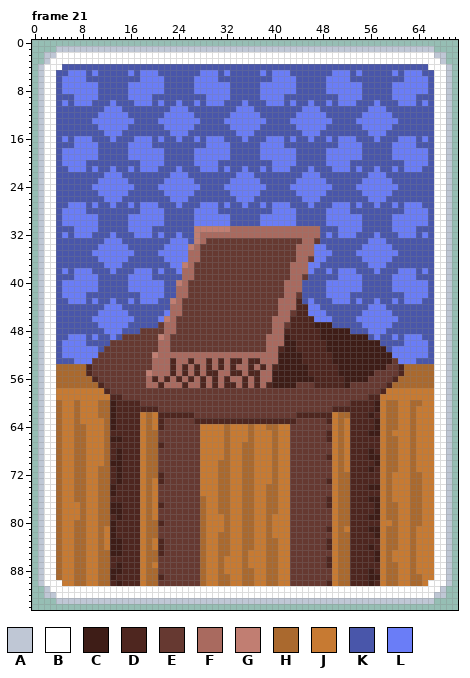
Pixel-art file: art/DuckJokers.aseprite. Above: the version before the commit.
71x95 pixels, 30 frames. Shown: frame 21. The commit also changed other frames, which this record leaves out.
Palette (. is transparent): A #bfc7d5  B #ffffff  C #3e1d17  D #4e261f  E #663931  F #a96a5f  G #c17e72  H #aa692e  J #c77a32  K #4956aa  L #6a7df7
After:
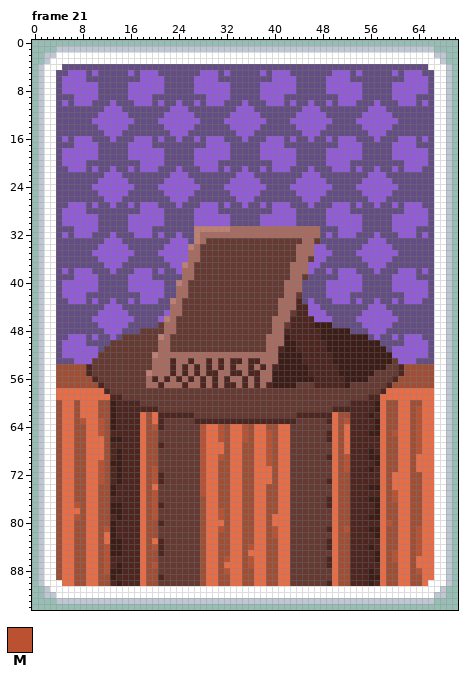
Colours new in this view: M #ba5131
The exact change:
@@ palette @@
-H #aa692e
+H #a24e34
-J #c77a32
+J #eb6b43
-K #4956aa
+K #634d84
-L #6a7df7
+L #935adc
--- frame 21, layer "Base"
@@ x 0..70 @@
 60 .ABBHJJHJJJHHCDDDDEEEEEEEEEEEEEEEEEEEEEEEEEEEEEEEEEEEDDDDCJHHJJHHJJBBA.
-61 .ABBHJJHJJJHHCDDDDDDDEEEEEEEEEEEEEEEEEEEEEEEEEEEEEDDDDDDDCJHHJJHJJJBBA.
-62 .ABBHJJHJJJHHCDDDDJHJDDDDDDEEEEEEEEEEEEEEEEEDDDDDDJHHDDDCDJHHJJHJJJBBA.
-63 .ABBHJJHJJJJHCDDDDJHJDEEEEEDDDDDDDDDDDDDDDDDEEEEEDJHJDDDDCJHHJJHJJJBBA.
-64 .ABBHJJHHJJJHCDDDDJHJDEEEEEEJJJJHJJJHJJHHJJEEEEEEEJHJDDDDCJHHJJHJJJBBA.
-65 .ABBHJJHHJJJHDDDDDJHHEEEEEEEJJJJHJJJHJJJHJJEEEEEEDJHJDDDCCJHJJJHJJJBBA.
-66 .ABBHJJHHJJJHCCDDDJHHEEEEEEEJJJJHJJJHJJJHJJEEEEEEDJHJDDDDDJHHJJHJJJBBA.
-67 .ABBHJJHHJJJHDDDDDJHHDEEEEEEJJJJHJJHHJJJHJJEEEEEEEJHJDDDDDJHHJJHJJJBBA.
-68 .ABBHJJHHJJJHDCDDDJHHEEEEEEEJJJJHJJHHJJJHJJEEEEEEEJHJDDDCDJHHJJHJJJBBA.
-69 .ABBHJJHHJJJHDCDDDJHHEEEEEEEJJJJHJJHHJJJHJJEEEEEEDJHJDDDCCJHHJJHJJJBBA.
-70 .ABBHJJHHJJJHCCDDDJHHEEEEEEEJJJHHJJHHJJJHJJEEEEEEEJHJDDDDCJHHJJHJJJBBA.
-71 .ABBHJJHHJJHHDCDDDJHHEEEEEEEJJJHHJJHHJJJHJJEEEEEEEJHJDDDCDJHHJJHJJJBBA.
-72 .ABBHJJHHJJHHDCDDDJHHDEEEEEEJJJHHJJHHJJJHJJEEEEEEEJHHDDDDDJHJJJHHJJBBA.
-73 .ABBHJJHHJJHHDCDDDJHJDEEEEEEJJJHHJJHHJJJHJJEEEEEEDJHHDDDDDJHJJJHHJJBBA.
-74 .ABBHJJHHJJHHCDDDDJHJEEEEEEEJJJHHJJHHJJHHJJEEEEEEEJHHDDDCCJHJJJHHJJBBA.
-75 .ABBHJJHHJJHHCDDDDJHJEEEEEEEJJJHHJJHHJJHHJJEEEEEEEJHHDDDDDJHJJJHHJJBBA.
-76 .ABBHJJHHJJHHDDDDDJHJEEEEEEEHJJHHJJHHJJHHJJEEEEEEDJHHDDDCCJHJJJHHJJBBA.
-77 .ABBHJJJHJJHHCCDDDJHJDEEEEEEHJJHHJJHHJJHHJJEEEEEEDJHHDDDDCJHHJJHHJJBBA.
-78 .ABBHJJJHJJHHCCDDDJHJEEEEEEEHJJHHJJHHJJHHJJEEEEEEEJHHDDDDCJHHJJHHJJBBA.
-79 .ABBHJJJHJJHHDCDDDJHJEEEEEEEHJJJHJJHHJJHJJJEEEEEEEJHHDDDCCJHHJJHHJJBBA.
-80 .ABBHJJHHJJHHCDDDDJHHDEEEEEEHJJJHJJHHJJHJJJEEEEEEEJHHDDDDDJJHJJHHJJBBA.
-81 .ABBHJJHHJJHJCDDDDJHHEEEEEEEHJJJHJJHHJJHJJJEEEEEEDJHJDDDCCJHHJJHJJJBBA.
-82 .ABBHJJHHJJHJCDDDDJHHEEEEEEEHJJHHJJHHJJHJJJEEEEEEEJHHDDDDCJHHJJHJJJBBA.
-83 .ABBHJJHHJJHJCCDDDJHJDEEEEEEHJJHHJJHHJJHHJJEEEEEEDJHHDDDDDJHHJJHJJJBBA.
-84 .ABBHJJHHJJHJCCDDDJHJDEEEEEEHJJHHJJHHJJHHJJEEEEEEDJHHDDDCDJHHJJHJJJBBA.
-85 .ABBHJJHHJJHHCCDDDJHHDEEEEEEHJJHHJJHJJJHHJJEEEEEEEJHHDDDDCJHJJJHJJJBBA.
-86 .ABBHJJHHJJHHDDDDDJHHEEEEEEEHJJHJJJHJJJHHJJEEEEEEDJHHDDDDCJHJJJHJJJBBA.
-87 .ABBHJJHHJJHHDCDDDJHJEEEEEEEHJJHJJJHJJJHHJJEEEEEEDJHHDDDDDJHHJJHJJJBBA.
-88 .ABBHJJHHJJHHCCDDDJHHEEEEEEEHJJHJJJHHJJHHJJEEEEEEEJHHDDDCDJHHJJHJJJBBA.
+61 .ABBHJJHJJJHHCDDDDDDDEEEEEEEEEEEEEEEEEEEEEEEEEEEEEDDDDDDDCJHHJJHMJJBBA.
+62 .ABBHJJHJJJHHCDDDDJHJDDDDDDEEEEEEEEEEEEEEEEEDDDDDDJHHDDDCDJHHJJHMJJBBA.
+63 .ABBHJJHMJJMHCDDDDJHJDEEEEEDDDDDDDDDDDDDDDDDEEEEEDJHMDDDDCJHHJJHMJJBBA.
+64 .ABBHJJHHJJMHCDDDDJHMDEEEEEEMJJMHJJMHJJHHJJEEEEEEEJHJDDDDCJHHJJHMJJBBA.
+65 .ABBHJJHHJJMHDDDDDJHHEEEEEEEMJJMHJJMHJJMHJJEEEEEEDJHJDDDCCJHMJJHMJJBBA.
+66 .ABBHJJHHJJJHCCDDDJHHEEEEEEEMJJMHJJMHJJMHJJEEEEEEDJHJDDDDDJHHJJHMJJBBA.
+67 .ABBHJJHHJJJHDDDDDJHHDEEEEEEMJJJHJJHHJJMHJJEEEEEEEJHJDDDDDJHHJJHMJJBBA.
+68 .ABBHJJHHJJJHDCDDDJHHEEEEEEEMJJJHJJHHJJMHJJEEEEEEEJHJDDDCDJHHJJHMJJBBA.
+69 .ABBHJJHHJJJHDCDDDJHHEEEEEEEMJJMHJJHHJJMHJJEEEEEEDJHMDDDCCJHHJJHJJJBBA.
+70 .ABBHJJHHJJMHCCDDDJHHEEEEEEEMJJHHJJHHJJMHJJEEEEEEEJHMDDDDCJHHJJHJJJBBA.
+71 .ABBHJJHHJJMHDCDDDJHMEEEEEEEMJJHHJJHHJJJHJJEEEEEEEJHMDDDCDJHHJJHJJJBBA.
+72 .ABBHJJHHJJMHDCDDDJHMDEEEEEEMJJHHJJHHJJJHJJEEEEEEEJHHDDDDDJHJJJHHJJBBA.
+73 .ABBHJJHHJJMHDCDDDJHMDEEEEEEMJJHHJJHHJJJHJJEEEEEEDJHHDDDDDJHJJJHHJJBBA.
+74 .ABBHJJHHJJHHCDDDDJHJEEEEEEEMJJHHJJHHJJHHJJEEEEEEEJHHDDDCCJHJJJHHJJBBA.
+75 .ABBHJJHHJJHHCDDDDJHMEEEEEEEMJJHHJJHHJJHHJJEEEEEEEJHHDDDDDJHMJJHHJJBBA.
+76 .ABBHJJHHJJHHDDDDDJHMEEEEEEEHJJHHJJHHJJHHJJEEEEEEDJHHDDDCCJHMJJHHJJBBA.
+77 .ABBHJJMHJJHHCCDDDJHMDEEEEEEHJJHHJJHHJJHHJJEEEEEEDJHHDDDDCJHHJJHHJJBBA.
+78 .ABBHJJJHJJHHCCDDDJHMEEEEEEEHJJMHJJHHJJHHJJEEEEEEEJHHDDDDCJHHJJHHJJBBA.
+79 .ABBHJJMHJJHHDCDDDJHMEEEEEEEHJJMHJJHHJJHJJJEEEEEEEJHHDDDCCJHHJJHHJJBBA.
+80 .ABBHJJHHJJHHCDDDDJHHDEEEEEEHJJJHJJHHJJHJJJEEEEEEEJHHDDDDDJMHJJHHJJBBA.
+81 .ABBHJJHHJJHMCDDDDJHHEEEEEEEHJJMHJJHHJJHMJJEEEEEEDJHMDDDCCJHHJJHMJJBBA.
+82 .ABBHJJHHJJHJCDDDDJHHEEEEEEEHJJHHJJHHJJHMJJEEEEEEEJHHDDDDCJHHJJHMJJBBA.
+83 .ABBHJJHHJJHJCCDDDJHJDEEEEEEHJJHHJJHHJJHHJJEEEEEEDJHHDDDDDJHHJJHMJJBBA.
+84 .ABBHJJHHJJHMCCDDDJHMDEEEEEEHJJHHJJHMJJHHJJEEEEEEDJHHDDDCDJHHJJHMJJBBA.
+85 .ABBHJJHHJJHMCCDDDJHHDEEEEEEHJJHHJJHJJJHHJJEEEEEEEJHHDDDDCJHMJJHMJJBBA.
+86 .ABBHJJHHJJHMDDDDDJHHEEEEEEEHJJHMJJHMJJHHJJEEEEEEDJHHDDDDCJHMJJHJJJBBA.
+87 .ABBHJJHHJJHMDCDDDJHMEEEEEEEHJJHJJJHMJJHHJJEEEEEEDJHHDDDDDJHHJJHJJJBBA.
+88 .ABBHJJHHJJHMCCDDDJHHEEEEEEEHJJHMJJHHJJHHJJEEEEEEEJHHDDDCDJHHJJHMJJBBA.
 89 .ABBHJJHHJJHHCDDDDJHHDEEEEEEHJJHHJJHHJJHHJJEEEEEEEJHHDDDCCJHHJJHHJJBBA.
Pixel boxes of the changes (left, top, right, bottom) in both pictures:
changed: (56, 64, 434, 586)
